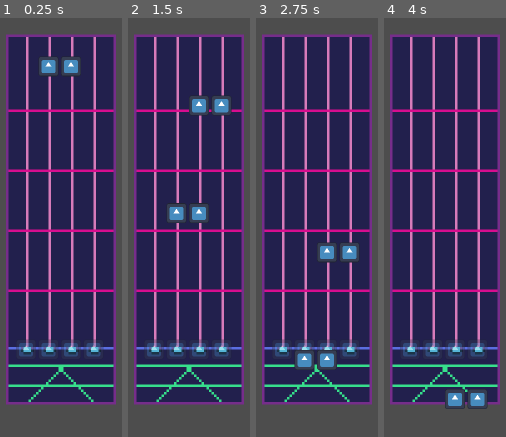
Above: before the commit, frames 1-4 (left to right).
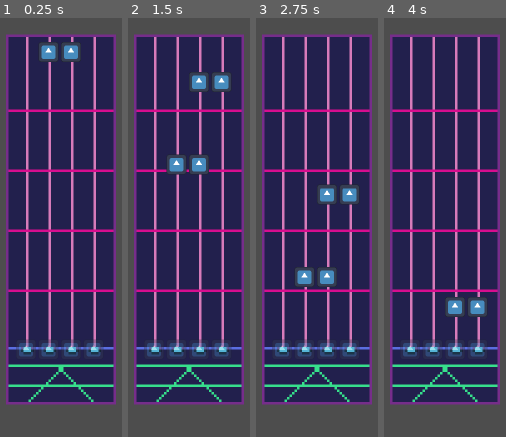
Above: after the commit, the same moments.

Repository: Cheese-Sandwich-Games/Wejammin
Game: Godot game, scene res://Scenes/main.tscn
Two runs of this game, one before a commit and one after it. Both use one fixed random seed, a clock stepped at 60 frames per second and the inputs below. The engine's default icon, where the game draws it, is replaced by a stand-in: a white triangle on a blue panel in a dark square. Sound files missing from this copy of the repository are replaced by a short silence.
Inputs:
- Up to frame 1 (0.25 s): no input
- Up to frame 2 (1.5 s): hold 1 (toggle_arp, bound only after the commit) 0.53-1.28 s; tap 2 (toggle_bass, bound only after the commit) at 0.8, 1.35 s
- Up to frame 3 (2.75 s): tap 3 (toggle_drums, bound only after the commit) at 1.55 s; hold 3 (toggle_drums, bound only after the commit) from 2.03 s (still down); tap 4 (toggle_lead, bound only after the commit) at 2.3 s
- Up to frame 4 (4 s): release 3 (toggle_drums, bound only after the commit) at 2.78 s; tap 4 (toggle_lead, bound only after the commit) at 2.85 s; tap 5 (toggle_pad, bound only after the commit) at 3.05 s; hold 5 (toggle_pad, bound only after the commit) from 3.53 s (still down); tap 1 (toggle_arp, bound only after the commit) at 3.8 s

The runs differ from the first frame. In frame 1, 2.2% of the frame differs, in the area x 31-66%, y 5-15%; in frame 2, 5.5%, in the area x 31-86%, y 12-49%; in frame 3, 5.2%; in frame 4, 2.6%.

Commit message:
Add toggle layers in another music note sync fix
I lied last time I guess. But it is synced now. Probably

Diff:
--- a/Game Logic/Conductor/conductor.gd
+++ b/Game Logic/Conductor/conductor.gd
@@ -9,6 +9,11 @@
 var song_position_in_beats: int = 0
 var sec_per_beat: float = 0.0
 
+@onready var bass_layer = $BassLayer
+@onready var drums_layer = $DrumsLayer
+@onready var lead_layer = $LeadLayer
+@onready var pad_layer = $PadLayer
+
 
 func _ready() -> void:
 	sec_per_beat = 60.0 / song_data.bpm
@@ -18,8 +23,22 @@
 
 
 func play_song() -> void:
+	# Use one of the layers (arp) to keep track of music progress here
 	stream = song_data.arp_layer
-	if !playing: play()
+	if not playing: play()
+
+	# Play all other layers at the same time to have the music synced
+	bass_layer.stream = song_data.bass_layer
+	if not bass_layer.playing: bass_layer.play()
+
+	drums_layer.stream = song_data.drums_layer
+	if not drums_layer.playing: drums_layer.play()
+
+	lead_layer.stream = song_data.lead_layer
+	if not lead_layer.playing: lead_layer.play()
+
+	pad_layer.stream = song_data.pad_layer
+	if not pad_layer.playing: pad_layer.play()
 
 
 func _physics_process(_delta: float) -> void:
@@ -36,3 +55,22 @@
 			# Check the note spawn beat offset and spawn notes early to sync the time they need to be hit with the beat
 			if song_data.node_spawn_timing.has(song_position_in_beats + song_data.note_spawn_beat_offset):
 				highway.spawn_notes_string(song_data.node_spawn_timing.get(song_position_in_beats + song_data.note_spawn_beat_offset))
+
+
+func _input(event: InputEvent) -> void:
+	# Allow toggling on or off all the different layers of the song
+	if event.is_action_pressed("toggle_arp"):
+		toggle_audio_bus(1)
+	elif event.is_action_pressed("toggle_bass"):
+		toggle_audio_bus(2)
+	elif event.is_action_pressed("toggle_drums"):
+		toggle_audio_bus(3)
+	elif event.is_action_pressed("toggle_lead"):
+		toggle_audio_bus(4)
+	elif event.is_action_pressed("toggle_pad"):
+		toggle_audio_bus(5)
+
+
+func toggle_audio_bus(bus_id: int) -> void:
+	var current_mute_status: bool = AudioServer.is_bus_mute(bus_id)
+	AudioServer.set_bus_mute(bus_id, !current_mute_status)
--- a/Game Logic/Conductor/conductor.tscn
+++ b/Game Logic/Conductor/conductor.tscn
@@ -4,5 +4,18 @@
 [ext_resource type="Resource" uid="uid://bjasux1j3v6e" path="res://Game Logic/Highway/SongData.tres" id="2_iyail"]
 
 [node name="Conductor" type="AudioStreamPlayer"]
+bus = &"arp"
 script = ExtResource("1_8exfk")
 song_data = ExtResource("2_iyail")
+
+[node name="BassLayer" type="AudioStreamPlayer" parent="."]
+bus = &"bass"
+
+[node name="DrumsLayer" type="AudioStreamPlayer" parent="."]
+bus = &"drums"
+
+[node name="LeadLayer" type="AudioStreamPlayer" parent="."]
+bus = &"lead"
+
+[node name="PadLayer" type="AudioStreamPlayer" parent="."]
+bus = &"pad"
--- a/Game Logic/Highway/SongData.tres
+++ b/Game Logic/Highway/SongData.tres
@@ -35,8 +35,8 @@
 42: "0001"
 })
 arp_layer = ExtResource("1_3tlth")
-bass_layer = ExtResource("2_hks23")
-drums_layer = ExtResource("3_a8rtl")
+bass_layer = ExtResource("3_a8rtl")
+drums_layer = ExtResource("5_y6uxo")
 lead_layer = ExtResource("4_2f4v6")
-pad_layer = ExtResource("5_y6uxo")
+pad_layer = ExtResource("2_hks23")
 metadata/_custom_type_script = "uid://wf852tnx72w3"
--- a/Game Logic/Highway/highway.tscn
+++ b/Game Logic/Highway/highway.tscn
@@ -14,13 +14,13 @@
 [node name="Lanes" type="Node2D" parent="."]
 
 [node name="Lane" parent="Lanes" instance=ExtResource("2_sfw4x")]
-position = Vector2(143, 12)
+position = Vector2(143, 9)
 
 [node name="Lane2" parent="Lanes" instance=ExtResource("2_sfw4x")]
-position = Vector2(152, 12)
+position = Vector2(152, 9)
 
 [node name="Lane3" parent="Lanes" instance=ExtResource("2_sfw4x")]
-position = Vector2(161, 12)
+position = Vector2(161, 9)
 
 [node name="Lane4" parent="Lanes" instance=ExtResource("2_sfw4x")]
-position = Vector2(170, 12)
+position = Vector2(170, 9)
--- a/Game Logic/Highway/lane.gd
+++ b/Game Logic/Highway/lane.gd
@@ -2,7 +2,7 @@
 class_name Lane
 
 
-const NOTE_ERROR_MARGIN: float = 10.0
+const NOTE_ERROR_MARGIN: float = 4.0
 const NOTE_HANDLE_MARGIN: float = 100.0
 
 var music_note = preload("res://Game Logic/Highway/music_note.tscn")
--- a/Game Logic/Highway/lane.tscn
+++ b/Game Logic/Highway/lane.tscn
@@ -10,7 +10,7 @@
 script = ExtResource("1_3ngjr")
 
 [node name="NoteHitArea" type="Area2D" parent="."]
-position = Vector2(0, 125)
+position = Vector2(0, 128)
 
 [node name="Sprite2D" type="Sprite2D" parent="NoteHitArea"]
 modulate = Color(1, 1, 1, 0.3764706)
@@ -25,4 +25,4 @@
 [node name="NoteOrigin" type="Marker2D" parent="."]
 
 [node name="NoteDestination" type="Marker2D" parent="."]
-position = Vector2(0, 167)
+position = Vector2(0, 128)
--- a/Game Logic/Highway/music_note.gd
+++ b/Game Logic/Highway/music_note.gd
@@ -1,6 +1,8 @@
 extends Node2D
 class_name MusicNote
 
+
+const MOVE_BUFFER: float = 0.06
 
 var move_tween: Tween
 
@@ -8,12 +10,16 @@
 
 
 func initialize(destination_point: Vector2, move_duration: float) -> void:
+	# Add a little buffer at the end where the note keeps going
+	var move_duration_with_buffer = move_duration * (1 + MOVE_BUFFER)
+	var destination_point_with_buffer = (destination_point - position) * (1 + MOVE_BUFFER)
+
 	# Create a movement tween to gradually move towards a position
 	move_tween = create_tween()
-	move_tween.tween_property(self, "position", destination_point, move_duration)
+	move_tween.tween_property(self, "position", destination_point_with_buffer, move_duration_with_buffer)
 
 	# And a timer to destroy the note at the end
-	life_timer.start(move_duration)
+	life_timer.start(move_duration_with_buffer)
 
 
 func handle(is_hit: bool, is_perfect: bool = false) -> void:
--- a/project.godot
+++ b/project.godot
@@ -57,6 +57,31 @@
 "events": [Object(InputEventKey,"resource_local_to_scene":false,"resource_name":"","device":-1,"window_id":0,"alt_press …(192 unchanged characters)…
 ]
 }
+toggle_arp={
+"deadzone": 0.2,
+"events": [Object(InputEventKey,"resource_local_to_scene":false,"resource_name":"","device":-1,"window_id":0,"alt_pressed":false,"shift_pressed":false,"ctrl_pressed":false,"meta_pressed":false,"pressed":false,"keycode":0,"physical_keycode":49,"key_label":0,"unicode":49,"location":0,"echo":false,"script":null)
+]
+}
+toggle_bass={
+"deadzone": 0.2,
+"events": [Object(InputEventKey,"resource_local_to_scene":false,"resource_name":"","device":-1,"window_id":0,"alt_pressed":false,"shift_pressed":false,"ctrl_pressed":false,"meta_pressed":false,"pressed":false,"keycode":0,"physical_keycode":50,"key_label":0,"unicode":50,"location":0,"echo":false,"script":null)
+]
+}
+toggle_drums={
+"deadzone": 0.2,
+"events": [Object(InputEventKey,"resource_local_to_scene":false,"resource_name":"","device":-1,"window_id":0,"alt_pressed":false,"shift_pressed":false,"ctrl_pressed":false,"meta_pressed":false,"pressed":false,"keycode":0,"physical_keycode":51,"key_label":0,"unicode":51,"location":0,"echo":false,"script":null)
+]
+}
+toggle_lead={
+"deadzone": 0.2,
+"events": [Object(InputEventKey,"resource_local_to_scene":false,"resource_name":"","device":-1,"window_id":0,"alt_pressed":false,"shift_pressed":false,"ctrl_pressed":false,"meta_pressed":false,"pressed":false,"keycode":0,"physical_keycode":52,"key_label":0,"unicode":52,"location":0,"echo":false,"script":null)
+]
+}
+toggle_pad={
+"deadzone": 0.2,
+"events": [Object(InputEventKey,"resource_local_to_scene":false,"resource_name":"","device":-1,"window_id":0,"alt_pressed":false,"shift_pressed":false,"ctrl_pressed":false,"meta_pressed":false,"pressed":false,"keycode":0,"physical_keycode":53,"key_label":0,"unicode":53,"location":0,"echo":false,"script":null)
+]
+}
 
 [rendering]
 
